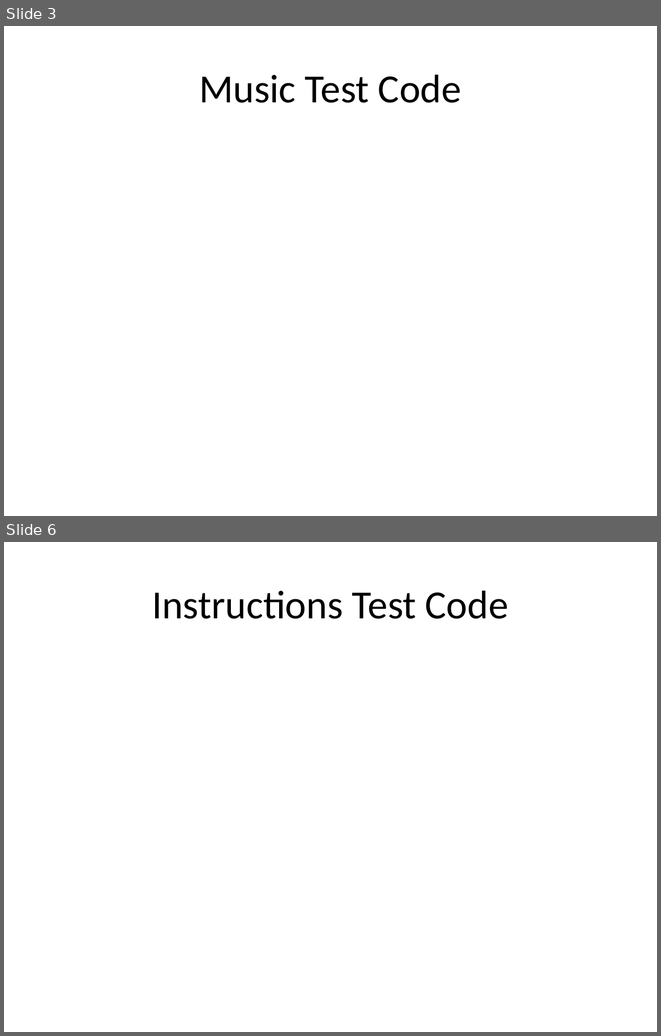
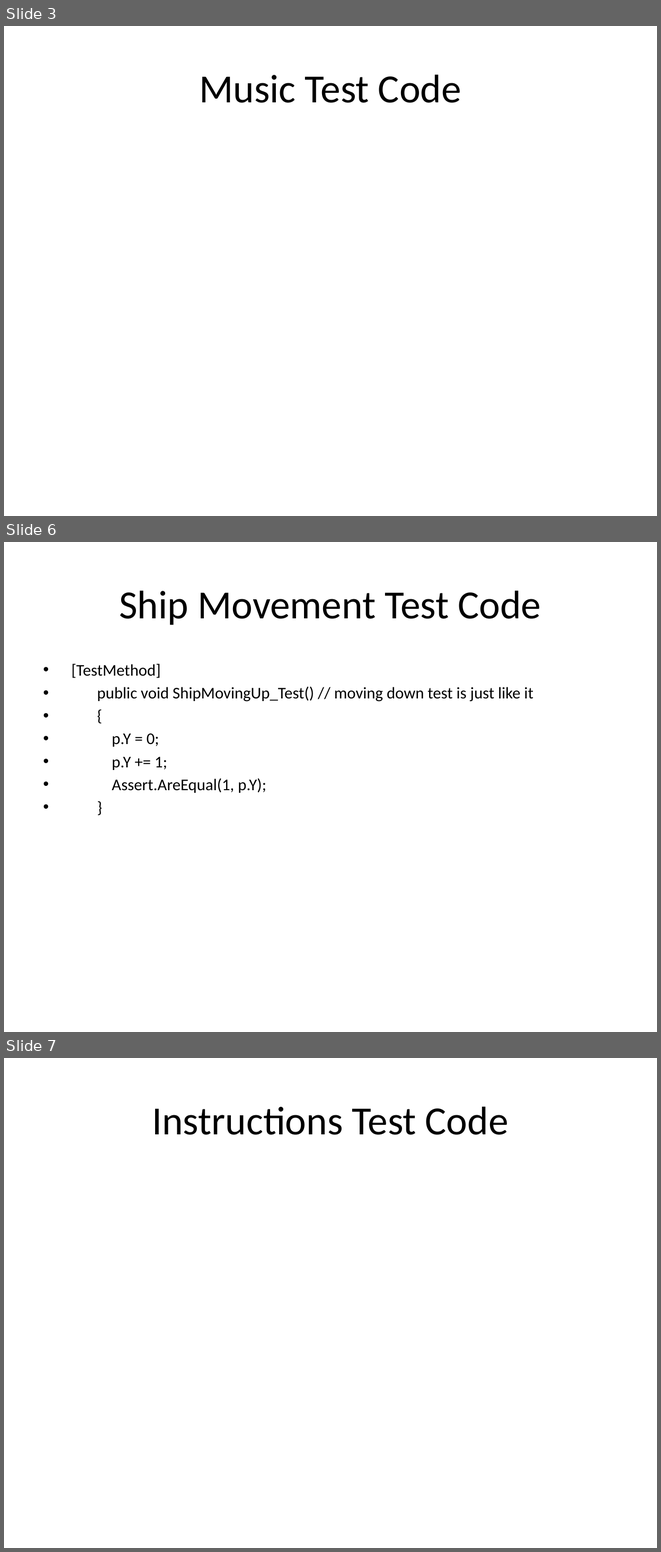
Before and after one commit to csce3513/Team15, a slide deck: Project Starfighter 1.1.pptx. Shown one above the other, each under a label of ours: slides 3 and 6 before the commit, slides 3, 6 and 7 after it; the slides between them are not shown. The pictures are 661x1036 and 661x1552 pixels, drawn with LibreOffice and Linux fonts; fonts in the diff are those of the drawing; background and template pictures are left out. Boxes give left, top, right and bottom in pixels: in the first picture for what was removed or moved away, otherwise in the second. Text is boxed around its words. In the diff, an @@ line names an element or a change of style, - is before the commit and + after.

Commit message:
power point has test code for ship movement

```diff
--- a/Project Starfighter 1.1.pptx
+++ b/Project Starfighter 1.1.pptx
@@ slide 6 added at box(4, 542, 657, 1032), background picture (left out) @@
@@ title added at box(119, 590, 541, 625), 44 pt, text #000000 @@
+Ship Movement Test Code
@@ text added at box(71, 663, 533, 793), 18 pt, text #000000 @@
+• [TestMethod]
+• public void ShipMovingUp_Test() // moving down test is just like it
+• {
+• p.Y = 0;
+• p.Y += 1;
+• Assert.AreEqual(1, p.Y);
+• }
@@ what was slide 6 is now slide 7 @@
```
Also in this commit, not shown: 1 slide changed, 37 other files.
